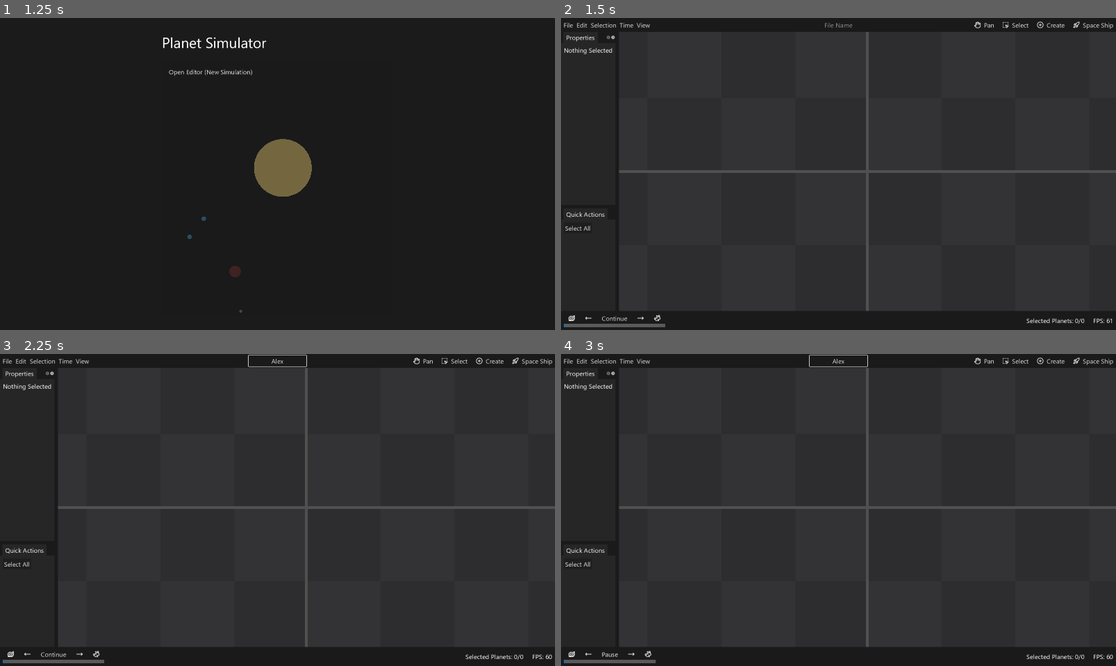
Above: before the commit, frames 1-4 (two rows, left to right).
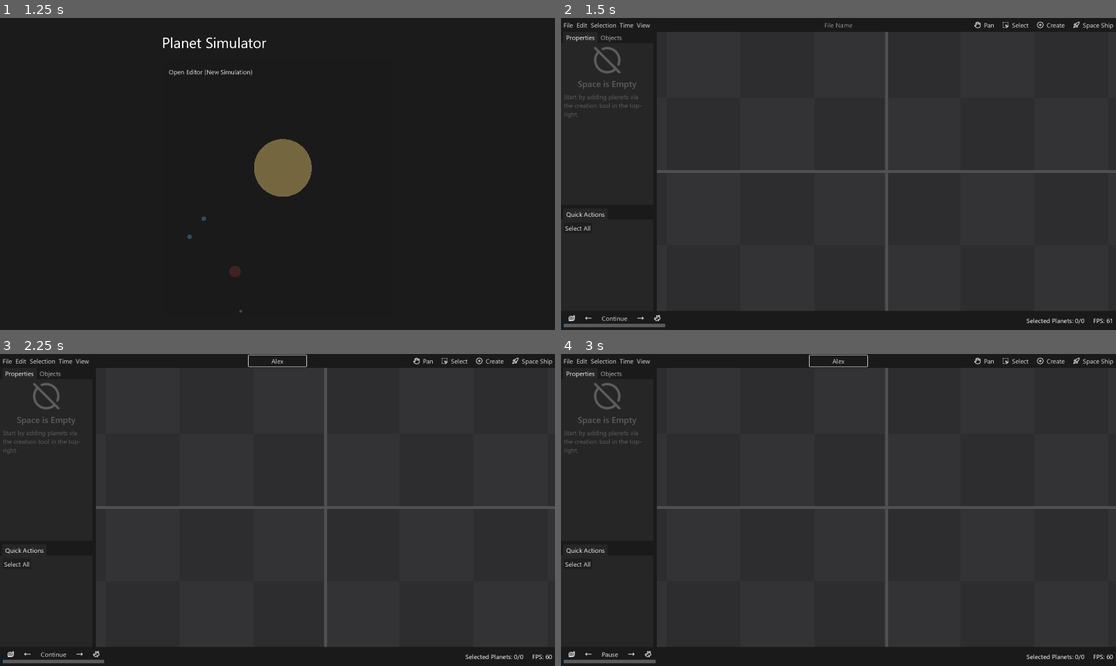
Above: after the commit, the same moments.

Repository: Maximinodotpy/PlanetSimulator
Game: Godot game, scene res://Scenes/User Interface/Main.tscn
The game is run twice, just before and just after one commit, with the same random seed, the same clock (stepped at 60 frames per second) and the same inputs.
Inputs (mouse positions are in pixels of both pictures, inside the frame that each line leads up to):
- Up to frame 1 (1.25 s): move the mouse to (399, 158) at 0.52 s; hold Right (ui_right) from 0.53 s (still down); hold Ctrl from 0.53 s (still down); click (399, 158) at 0.67 s; tap Space at 0.77 s
- Up to frame 2 (1.5 s): release Right (ui_right) at 1.25 s; release Ctrl at 1.25 s; click "Open Editor (New Simulation)" at 1.25 s
- Up to frame 3 (2.25 s): click (277, 360) at 2.02 s; type "Alex" at 2.1 s
- Up to frame 4 (3 s): click "Continue" at 2.75 s

Frame 1 is identical in both runs. In frame 2, 1.7% of the frame differs, in the area x 0-59%, y 4-94%; in frame 3, 1.7%; in frame 4, 1.7%.

Commit message:
Added a Placeholder for when there are no planets or when there is no selection

Diff:
--- a/Scenes/User Interface/Editor/Editor.tscn
+++ b/Scenes/User Interface/Editor/Editor.tscn
@@ -22,6 +22,7 @@
 [ext_resource type="PackedScene" uid="uid://tn815bk1ttbo" path="res://Scenes/User Interface/Editor/Parts/Property Editors/PropertyEditorSingle.tscn" id="7_yxhf3"]
 [ext_resource type="Script" path="res://Scenes/User Interface/Editor/Tools.gd" id="8_p7biu"]
 [ext_resource type="Script" path="res://Scenes/User Interface/Editor/Side Panel.gd" id="10_81w7h"]
+[ext_resource type="PackedScene" uid="uid://04ly32pqw8ub" path="res://Scenes/User Interface/Editor/Parts/No Objects Placeholder.tscn" id="16_w5t37"]
 [ext_resource type="Script" path="res://Scenes/User Interface/Editor/Origin Markers.gd" id="17_i2gys"]
 [ext_resource type="Script" path="res://Scenes/User Interface/Editor/Selected Rect.gd" id="17_iv4k2"]
 [ext_resource type="Script" path="res://Scenes/User Interface/Editor/Status.gd" id="20_6q2s3"]
@@ -217,7 +218,6 @@
 
 [node name="Property Label" parent="v/main/Side Panel/top-tabs/Properties/v" instance=ExtResource("5_5tj81")]
 layout_mode = 2
-text = "PROPERTY LABEL"
 
 [node name="Property Editor Multiple" parent="v/main/Side Panel/top-tabs/Properties/v" instance=ExtResource("5_n20wa")]
 layout_mode = 2
@@ -236,11 +236,20 @@
 
 [node name="scroll" type="ScrollContainer" parent="v/main/Side Panel/top-tabs/Objects"]
 layout_mode = 2
+horizontal_scroll_mode = 0
 
 [node name="Objects" type="VBoxContainer" parent="v/main/Side Panel/top-tabs/Objects/scroll"]
 layout_mode = 2
 size_flags_horizontal = 3
 script = ExtResource("3_8avdp")
+
+[node name="CenterContainer" type="CenterContainer" parent="v/main/Side Panel/top-tabs/Objects/scroll/Objects"]
+layout_mode = 2
+size_flags_vertical = 3
+
+[node name="no_objects" parent="v/main/Side Panel/top-tabs/Objects/scroll/Objects/CenterContainer" instance=ExtResource("16_w5t37")]
+layout_mode = 2
+size_flags_vertical = 3
 
 [node name="bottom-tabs" type="TabContainer" parent="v/main/Side Panel"]
 layout_mode = 2
@@ -277,7 +286,7 @@
 process_mode = 3
 transparent_bg = true
 handle_input_locally = false
-size = Vector2i(1630, 966)
+size = Vector2i(1488, 966)
 render_target_update_mode = 4
 
 [node name="Origin Markers" type="Node2D" parent="v/main/SpaceContainer/SubViewportContainer/space_viewport"]
--- a/Scenes/User Interface/Editor/Objects.gd
+++ b/Scenes/User Interface/Editor/Objects.gd
@@ -1,6 +1,7 @@
 extends VBoxContainer
 
 var objectRowScene = preload("res://Scenes/User Interface/Editor/Parts/Object Row.tscn")
+@onready var no_objects = $CenterContainer/no_objects
 
 func _ready():
 	Objects.on_object_added.connect(create_object_row)
@@ -13,3 +14,6 @@
 	object_row.object = node
 
 	add_child(object_row)
+
+func _process(delta):
+	no_objects.visible = not Objects.is_there_objects()
--- /dev/null
+++ b/Scenes/User Interface/Editor/Parts/No Objects Placeholder.tscn
@@ -0,0 +1,27 @@
+[gd_scene load_steps=3 format=3 uid="uid://04ly32pqw8ub"]
+
+[ext_resource type="Texture2D" uid="uid://ck8i1qc1lmptm" path="res://Theme/Icons/circle-off.png" id="1_p0agg"]
+[ext_resource type="FontFile" uid="uid://bswvowa3rk1ca" path="res://Theme/Font/Segoe UI/seguisb.ttf" id="2_blte5"]
+
+[node name="no_objects" type="VBoxContainer"]
+modulate = Color(1, 1, 1, 0.254902)
+custom_minimum_size = Vector2(300, 0)
+theme_override_constants/separation = 10
+
+[node name="TextureRect" type="TextureRect" parent="."]
+custom_minimum_size = Vector2(0, 70)
+layout_mode = 2
+texture = ExtResource("1_p0agg")
+stretch_mode = 5
+
+[node name="Label" type="Label" parent="."]
+layout_mode = 2
+theme_override_fonts/font = ExtResource("2_blte5")
+theme_override_font_sizes/font_size = 30
+text = "Space is Empty"
+horizontal_alignment = 1
+
+[node name="RichTextLabel" type="RichTextLabel" parent="."]
+layout_mode = 2
+text = "Start by adding planets via the creation tool in the top-right."
+fit_content = true
--- a/Scenes/User Interface/Editor/Parts/Property Editors/Property Editor Parts/Property Label.tscn
+++ b/Scenes/User Interface/Editor/Parts/Property Editors/Property Editor Parts/Property Label.tscn
@@ -1,23 +1,80 @@
-[gd_scene load_steps=2 format=3 uid="uid://b36rnbp41eree"]
+[gd_scene load_steps=5 format=3 uid="uid://b36rnbp41eree"]
+
+[ext_resource type="FontFile" uid="uid://bswvowa3rk1ca" path="res://Theme/Font/Segoe UI/seguisb.ttf" id="1_ice82"]
+[ext_resource type="PackedScene" uid="uid://04ly32pqw8ub" path="res://Scenes/User Interface/Editor/Parts/No Objects Placeholder.tscn" id="1_s7rrb"]
+[ext_resource type="Texture2D" uid="uid://bptnfgusfp38h" path="res://Theme/Icons/mouse-pointer-square-dashed.png" id="2_3ewt5"]
 
 [sub_resource type="GDScript" id="GDScript_8mc3y"]
-script/source = "extends Label
+script/source = "extends CenterContainer
 
-
-# Called when the node enters the scene tree for the first time.
-func _ready():
-	pass # Replace with function body.
-
+@onready var no_objects = $no_objects
+@onready var no_selection = $no_selection
+@onready var label = $Label
 
 # Called every frame. 'delta' is the elapsed time since the previous frame.
 func _process(delta):
-	if Selection.get_selection().size() == 0:
-		text = 'Nothing Selected'
+	if not Objects.is_there_objects():
+		no_objects.show()
+		label.hide()
+		no_selection.hide()
+
+	elif Selection.is_empty_selection():
+		no_selection.show()
+		label.hide()
+		no_objects.hide()
+
 	elif Selection.get_selection().size() == 1:
-		text = Selection.get_selection()[0].name
+		label.show()
+		no_selection.hide()
+		no_objects.hide()
+
+		label.text = Selection.get_selection()[0].name
+
 	elif Selection.get_selection().size() > 1:
-		text = 'Multiple Objects (%s)' % [ Selection.get_selection().size() ]
+		label.show()
+		no_selection.hide()
+		no_objects.hide()
+
+		label.text = 'Multiple Objects (%s)' % [ Selection.get_selection().size() ]
 "
 
-[node name="Property Label" type="Label"]
+[node name="Property Label" type="CenterContainer"]
+anchors_preset = 15
+anchor_right = 1.0
+anchor_bottom = 1.0
+grow_horizontal = 2
+grow_vertical = 2
 script = SubResource("GDScript_8mc3y")
+
+[node name="Label" type="Label" parent="."]
+visible = false
+layout_mode = 2
+text = "Node Name || Multiple Nodes"
+
+[node name="no_objects" parent="." instance=ExtResource("1_s7rrb")]
+visible = false
+modulate = Color(1, 1, 1, 0.254902)
+layout_mode = 2
+
+[node name="no_selection" type="VBoxContainer" parent="."]
+modulate = Color(1, 1, 1, 0.254902)
+custom_minimum_size = Vector2(400, 0)
+layout_mode = 2
+
+[node name="TextureRect" type="TextureRect" parent="no_selection"]
+custom_minimum_size = Vector2(0, 70)
+layout_mode = 2
+texture = ExtResource("2_3ewt5")
+stretch_mode = 5
+
+[node name="Label" type="Label" parent="no_selection"]
+layout_mode = 2
+theme_override_fonts/font = ExtResource("1_ice82")
+theme_override_font_sizes/font_size = 30
+text = "Nothing Selected"
+horizontal_alignment = 1
+
+[node name="RichTextLabel" type="RichTextLabel" parent="no_selection"]
+layout_mode = 2
+text = "Select a planet to edit its properties either by using the select tool in the top-right or by using one of the many select options in the select menu."
+fit_content = true
--- /dev/null
+++ b/Theme/Icons/circle-off.svg
@@ -0,0 +1,11 @@
+<?xml version="1.0" encoding="utf-8"?>
+<!-- Generator: Adobe Illustrator 28.0.0, SVG Export Plug-In . SVG Version: 6.00 Build 0)  -->
+<svg version="1.1" id="Ebene_1" xmlns="http://www.w3.org/2000/svg" xmlns:xlink="http://www.w3.org/1999/xlink" x="0px" y="0px"
+	 viewBox="0 0 24 24" style="enable-background:new 0 0 24 24;" xml:space="preserve">
+<style type="text/css">
+	.st0{fill:none;stroke:#FFFFFF;stroke-width:2;stroke-linecap:round;stroke-linejoin:round;}
+</style>
+<path class="st0" d="M2,2l20,20"/>
+<path class="st0" d="M8.4,2.7c5.1-2,10.9,0.5,13,5.7c0.9,2.3,0.9,4.9,0,7.3"/>
+<path class="st0" d="M19.1,19.1C15.2,23,8.8,23,4.9,19.1S1,8.8,4.9,4.9"/>
+</svg>
Not shown: 1 places in Scenes/User Interface/Editor/Editor.tscn that only renumber resources
Binary file added: Theme/Icons/circle-off.png
Not shown, added: Theme/Icons/circle-off.png.import
Not shown, added: Theme/Icons/circle-off.svg.import
Binary file added: Theme/Icons/mouse-pointer-square-dashed.png
Not shown, added: Theme/Icons/mouse-pointer-square-dashed.png.import
Not shown, removed: Graphics/kenney_prototype-textures.zip
